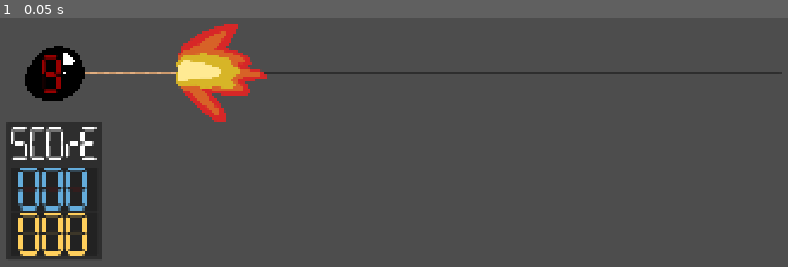
Above: before the commit, frame 1.
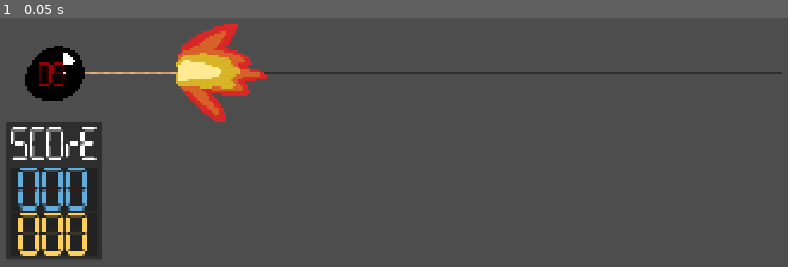
Above: after the commit, the same moment.

Repository: ValT78/minigames
Game: Godot game, scene res://features/Backbone/Main.tscn
Same seed, same stepped clock (60 frames per second), same inputs: the game is played once before the commit and once after it. This scene is started directly instead of the project's main scene.
Inputs:
- Up to frame 1 (0.05 s): no input

The runs differ from the first frame. In frame 1, 0.3% of the frame differs, in the area x 4-9%, y 14-31%.

Commit message:
change timer to 15 secondes instead of 9

Diff:
--- a/features/Backbone/GameManager.gd
+++ b/features/Backbone/GameManager.gd
@@ -3,7 +3,7 @@
 ## Émis une seule fois lorsque le chronomètre de la manche atteint zéro.
 signal round_timer_expired
 
-const MINI_GAMES_DURATION = 9.999
+const MINI_GAMES_DURATION = 14.999
 
 var _round_timer := Timer.new()
 var isDebug : bool
@@ -98,6 +98,7 @@
 	if get_time_left() > 0 :
 		time_slider.value = 100 * get_time_left() / MINI_GAMES_DURATION
 	var next_text = str(floori(get_time_left()))
+	if next_text.length() < 2 : next_text = "0" + next_text
 	if _isNumberChanging : return
 	if time_label.text == next_text : return
 	_isNumberChanging = true
--- a/features/Backbone/Main.tscn
+++ b/features/Backbone/Main.tscn
@@ -15,18 +15,6 @@
 font_size = 104
 font_color = Color(1, 0.80799997, 0.36, 0.11764706)
 
-[sub_resource type="LabelSettings" id="LabelSettings_dsdgj"]
-resource_local_to_scene = true
-font = ExtResource("3_dsdgj")
-font_size = 90
-font_color = Color(0.59, 0, 0, 1)
-
-[sub_resource type="LabelSettings" id="LabelSettings_gro5s"]
-resource_local_to_scene = true
-font = ExtResource("3_dsdgj")
-font_size = 90
-font_color = Color(0.59, 0, 0, 0.14117648)
-
 [node name="Main" type="Node2D" unique_id=2095609591]
 
 [node name="MainScreenUI" parent="." unique_id=804081229 instance=ExtResource("1_roav4")]
@@ -37,10 +25,4 @@
 [node name="BG" parent="MainScreenUI/Panel/MarginContainer/HBoxContainer/VBoxContainer/ScoreLabel2" parent_id_path=PackedInt32Array(804081229, 1392144228) index="0" unique_id=1521087442]
 label_settings = SubResource("LabelSettings_dxlp2")
 
-[node name="TimeLabel" parent="MainScreenUI" index="1" unique_id=881383687]
-label_settings = SubResource("LabelSettings_dsdgj")
-
-[node name="BG" parent="MainScreenUI/TimeLabel" index="0" unique_id=202594495]
-label_settings = SubResource("LabelSettings_gro5s")
-
 [editable path="MainScreenUI"]
--- a/features/Backbone/main_screen_ui.tscn
+++ b/features/Backbone/main_screen_ui.tscn
@@ -34,14 +34,14 @@
 [sub_resource type="LabelSettings" id="LabelSettings_jdc84"]
 resource_local_to_scene = true
 font = ExtResource("1_jdc84")
-font_size = 90
+font_size = 60
 font_color = Color(0.59, 0, 0, 1)
 
-[sub_resource type="LabelSettings" id="LabelSettings_4keca"]
+[sub_resource type="LabelSettings" id="LabelSettings_trmla"]
 resource_local_to_scene = true
 font = ExtResource("1_jdc84")
-font_size = 90
-font_color = Color(0.59, 0, 0, 0.14117648)
+font_size = 60
+font_color = Color(0.59, 0, 0, 0.2627451)
 
 [sub_resource type="StyleBoxTexture" id="StyleBoxTexture_cgpbt"]
 texture = ExtResource("4_trmla")
@@ -137,21 +137,18 @@
 offset_right = 204.0
 offset_bottom = 246.0
 size_flags_horizontal = 4
-size_flags_vertical = 0
-text = "9"
+text = "09"
 label_settings = SubResource("LabelSettings_jdc84")
 horizontal_alignment = 1
 vertical_alignment = 1
 
-[node name="BG" type="Label" parent="TimeLabel" unique_id=202594495]
-layout_mode = 1
-anchors_preset = 15
-anchor_right = 1.0
-anchor_bottom = 1.0
-grow_horizontal = 2
-grow_vertical = 2
-text = "8"
-label_settings = SubResource("LabelSettings_4keca")
+[node name="BG" type="Label" parent="TimeLabel" unique_id=1822998609]
+layout_mode = 0
+offset_right = 106.0
+offset_bottom = 193.0
+size_flags_horizontal = 4
+text = "88"
+label_settings = SubResource("LabelSettings_trmla")
 horizontal_alignment = 1
 vertical_alignment = 1
 
